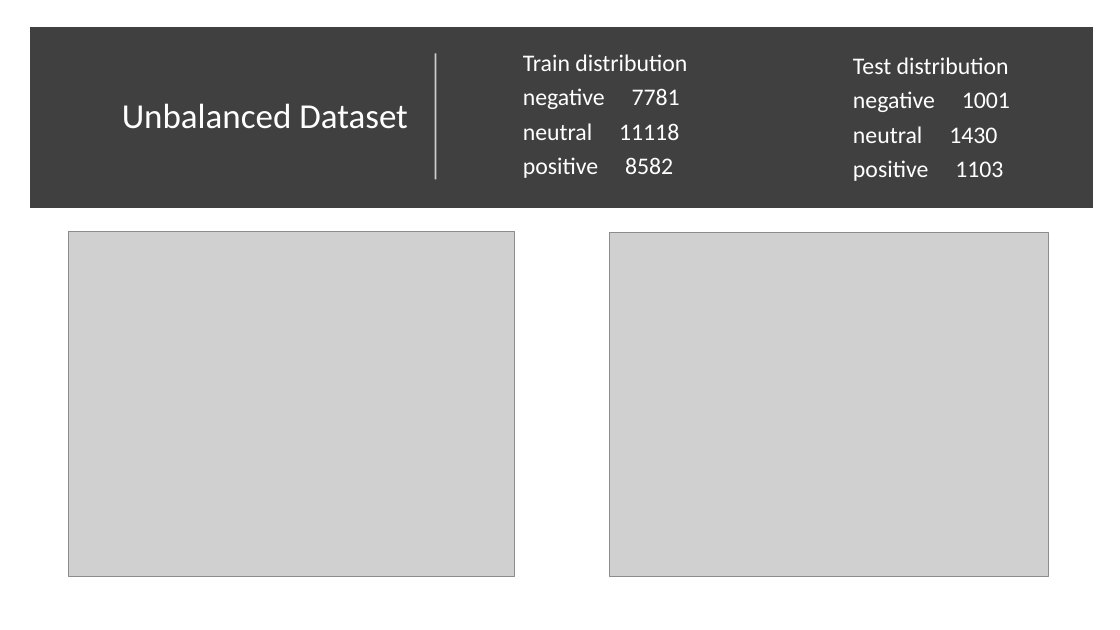
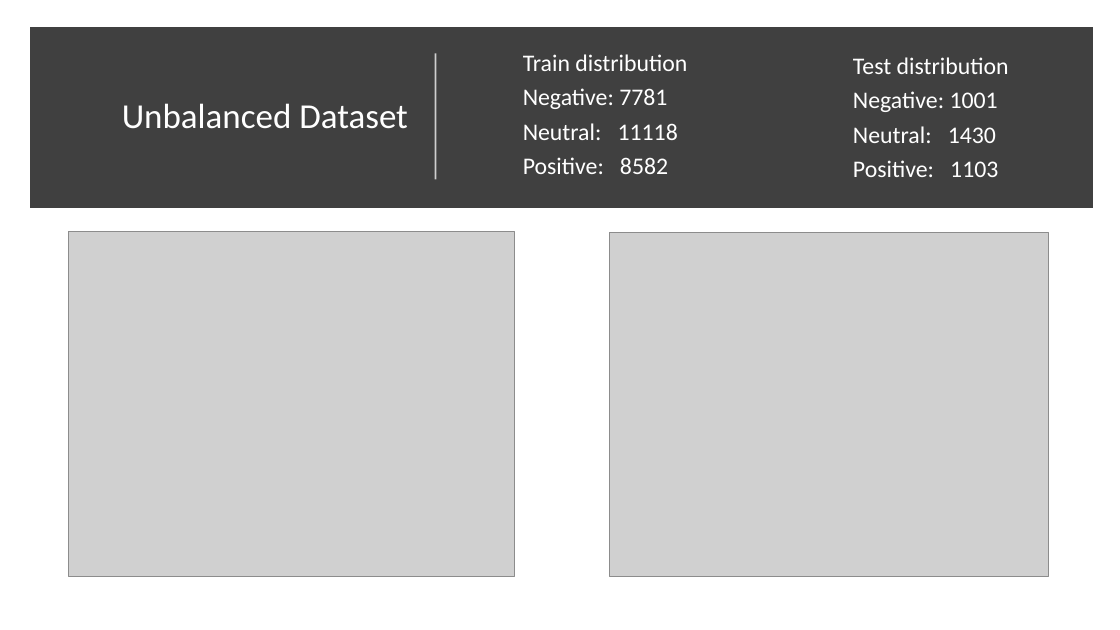
Before and after one commit to mixaverros88/Tweet_Sentiment_Extraction, a slide deck: slide 3 of presentation/Presentation.pptx (slide 2 before the commit). Drawn at 1120x630 pixels with LibreOffice and Linux fonts; fonts in the diff are those of the drawing; grey boxes stand for pictures. Boxes give left, top, right and bottom in pixels: in the first picture for what was removed or moved away, otherwise in the second. Text is boxed around its words. In the diff, an @@ line names an element or a change of style, - is before the commit and + after.

Commit message:
replace some logs to print, update presentation add some tests for text cleaning

```diff
--- a/presentation/Presentation.pptx
+++ b/presentation/Presentation.pptx
@@ text at <box>523,88,678,174</box>: text changed @@
-negative 7781
-neutral 11118
-positive 8582
+Negative: 7781
+Neutral: 11118
+Positive: 8582
@@ text at <box>853,91,998,177</box>: text changed @@
-negative 1001
-neutral 1430
-positive 1103
+Negative: 1001
+Neutral: 1430
+Positive: 1103
```
Also in this commit, not shown: 2 other slides changed, 2 slides added, 1 slide removed, 6 other files.
